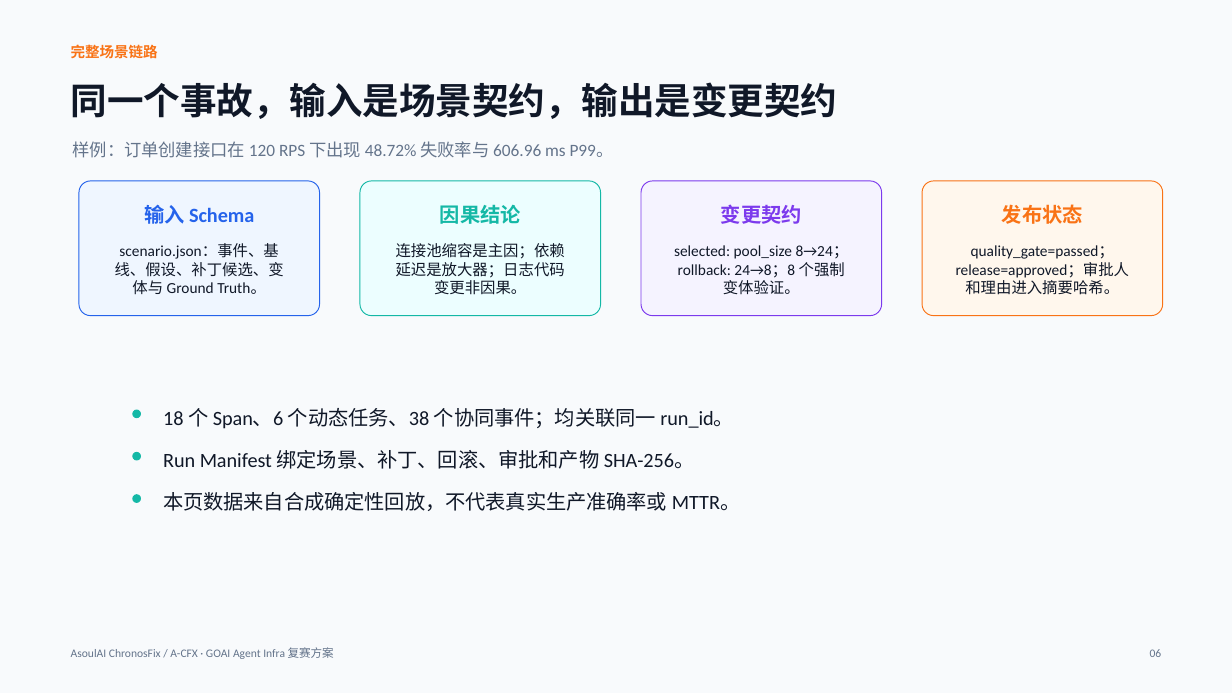
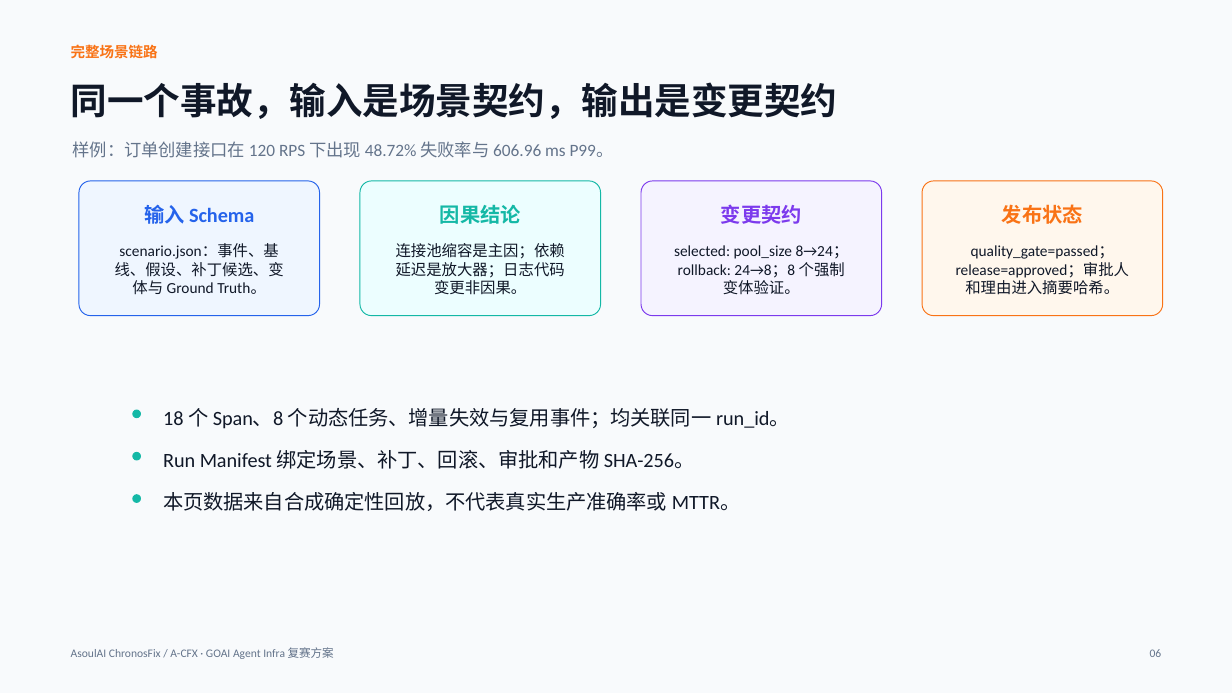
Before and after one commit to ASOUL-Official/asoulai-chronosfix, a slide deck: slide 6 of submission/ChronosFix_复赛方案.pptx. Drawn at 1232x693 pixels with LibreOffice and Linux fonts; fonts in the diff are those of the drawing. Boxes give left, top, right and bottom in pixels: in the first picture for what was removed or moved away, otherwise in the second. Text is boxed around its words. In the diff, an @@ line names an element or a change of style, - is before the commit and + after.

```diff
--- a/submission/ChronosFix_复赛方案.pptx
+++ b/submission/ChronosFix_复赛方案.pptx
@@ text at <box>163,408,790,429</box>: text changed @@
-18 个 Span、6 个动态任务、38 个协同事件；均关联同一 run_id。
+18 个 Span、8 个动态任务、增量失效与复用事件；均关联同一 run_id。
```
Also in this commit, not shown: 3 other slides changed, 48 other files.
